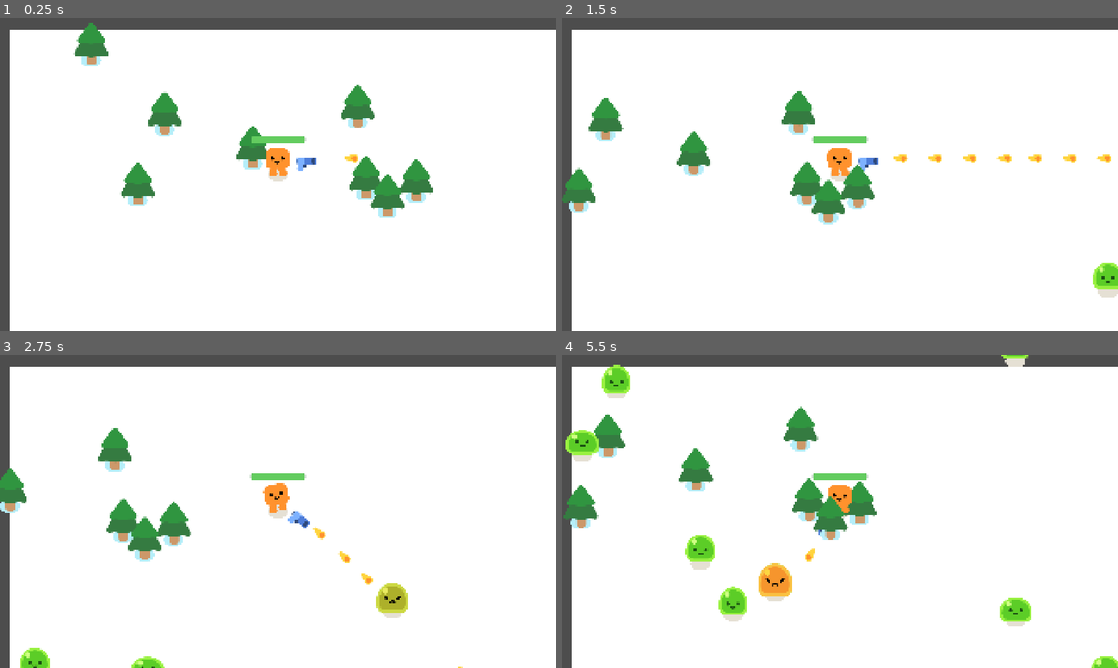
Above: before the commit, frames 1-4 (two rows, left to right).
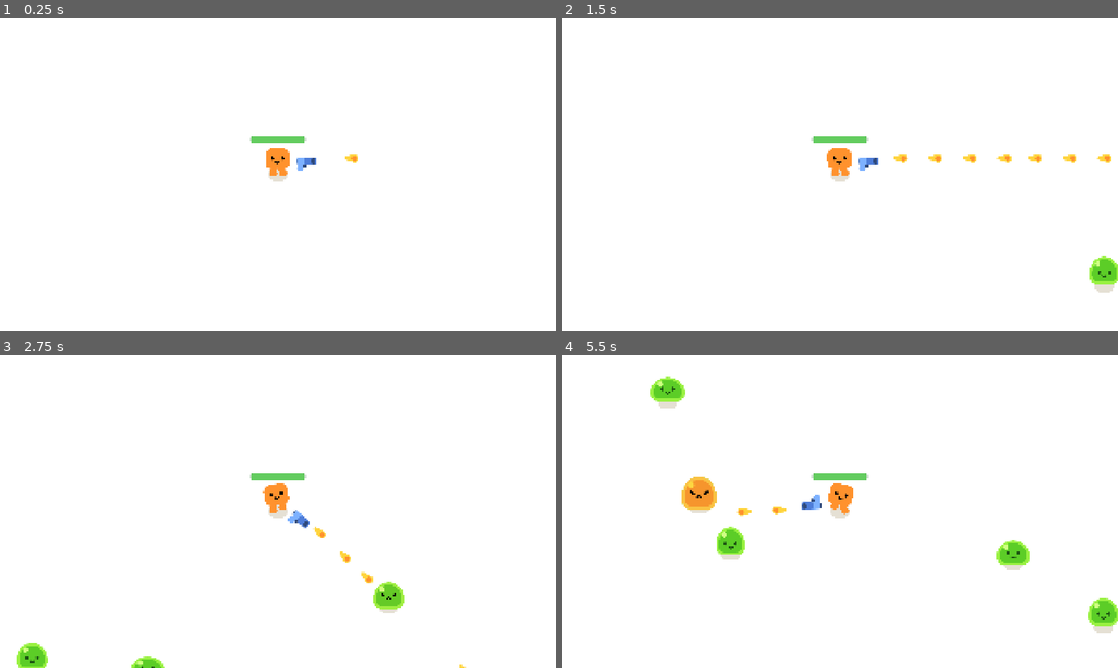
Above: after the commit, the same moments.

Repository: joeypshell/your-first-game-with-godot-4
Game: Godot game, scene res://survivors_game.tscn
Same seed, same stepped clock (60 frames per second), same inputs: the game is played once before the commit and once after it.
Inputs (mouse positions are in pixels of both pictures, inside the frame that each line leads up to):
- Up to frame 1 (0.25 s): no input
- Up to frame 2 (1.5 s): tap Enter at 0.5 s; move the mouse to (962, 158) at 0.52 s; hold D (move_right) 0.53-1.25 s; click (962, 158) at 0.67 s; drag from (728, 190) to (840, 165) at 1.27 s
- Up to frame 3 (2.75 s): move the mouse to (333, 442) at 2.02 s; hold D (move_right) from 2.03 s (still down)
- Up to frame 4 (5.5 s): release D (move_right) at 2.75 s; drag from (812, 574) to (673, 464) at 2.77 s; move the mouse to (1006, 558) at 3.52 s; hold A (move_left) 3.53-4.25 s; drag from (673, 464) to (840, 511) at 4.27 s; move the mouse to (867, 511) at 5.02 s; hold S (move_down) from 5.03 s (still down); click (867, 511) at 5.17 s

The runs differ from the first frame. In frame 1, 9.6% of the frame differs, in the area x 0-100%, y 0-100%; in frame 2, 9.5%; in frame 3, 8.8%; in frame 4, 14%.

Commit message:
updated trees spawning

Diff:
--- a/survivors_game.gd
+++ b/survivors_game.gd
@@ -1,6 +1,13 @@
 extends Node2D
 
+const TREE_SCENE = preload ("res://pine_tree.tscn")
 
+const CHUNK_SIZE = 1000
+const LOAD_RADIUS = 2
+const TREES_PER_CHUNK = 8
+
+var generated_chunks = {}
+var rng = RandomNumberGenerator.new()
 
 func spawn_mob():
 	var new_mob = preload("res://mob.tscn").instantiate()
@@ -17,3 +24,38 @@
 func _on_player_health_depleted() -> void:
 	%GameOver.visible = true
 	get_tree().paused = true
+
+func world_to_chunk(world_position: Vector2) -> Vector2i:
+	return Vector2i(
+		floori(world_position.x / CHUNK_SIZE),
+		floori(world_position.y / CHUNK_SIZE)
+	)
+
+func chunk_seed(chunk: Vector2i) -> int:
+	return hash(str(chunk.x) + "," + str(chunk.y))
+
+func generate_tree_chunk(chunk: Vector2i) -> void:
+	generated_chunks[chunk] = true
+
+	rng.seed = chunk_seed(chunk)
+
+	var chunk_origin = Vector2(chunk.x * CHUNK_SIZE, chunk.y * CHUNK_SIZE)
+
+	for i in TREES_PER_CHUNK:
+		var tree = TREE_SCENE.instantiate()
+
+		var random_position = Vector2(
+			rng.randf_range(0, CHUNK_SIZE),
+			rng.randf_range(0, CHUNK_SIZE)
+		)
+
+		tree.global_position = chunk_origin + random_position
+		$Trees.add_child(tree)
+
+func update_tree_chunks() -> void:
+	var player_chunk = world_to_chunk($Player.global_position)
+	for x in range(player_chunk.x - LOAD_RADIUS, player_chunk.x + LOAD_RADIUS + 1):
+		for y in range(player_chunk.y - LOAD_RADIUS, player_chunk.y + LOAD_RADIUS + 1):
+			var chunk = Vector2i(x, y)
+			if not generated_chunks.has(chunk):
+				generate_tree_chunk(chunk)
--- a/survivors_game.tscn
+++ b/survivors_game.tscn
@@ -2,7 +2,6 @@
 
 [ext_resource type="Script" uid="uid://dlioxh6uq04sj" path="res://survivors_game.gd" id="1_l26od"]
 [ext_resource type="PackedScene" uid="uid://c1sx7bic4uhdj" path="res://player.tscn" id="1_y3pti"]
-[ext_resource type="PackedScene" uid="uid://dq3r015sr1uql" path="res://pine_tree.tscn" id="2_l26od"]
 [ext_resource type="PackedScene" path="res://mobile_controls.tscn" id="4_mobile"]
 
 [sub_resource type="Curve2D" id="Curve2D_qqaft"]
@@ -15,14 +14,16 @@
 y_sort_enabled = true
 script = ExtResource("1_l26od")
 
+[node name="Trees" type="Node2D" parent="." unique_id=1211763696]
+
 [node name="CanvasLayer" type="CanvasLayer" parent="." unique_id=393242427]
 layer = -5
 
 [node name="ColorRect" type="ColorRect" parent="CanvasLayer" unique_id=730359245]
-offset_left = 36.0
-offset_top = 42.0
-offset_right = 1950.0
-offset_bottom = 1118.0
+offset_left = -1.0
+offset_top = 2.0
+offset_right = 1952.0
+offset_bottom = 1120.0
 
 [node name="Player" parent="." unique_id=1348636586 instance=ExtResource("1_y3pti")]
 position = Vector2(995, 581)
@@ -35,30 +36,6 @@
 unique_name_in_owner = true
 position = Vector2(-119, -131)
 rotation = 0.008403163
-
-[node name="pine_tree" parent="." unique_id=2066611745 instance=ExtResource("2_l26od")]
-position = Vector2(908, 483)
-
-[node name="pine_tree2" parent="." unique_id=1367731760 instance=ExtResource("2_l26od")]
-position = Vector2(350, 126)
-
-[node name="pine_tree3" parent="." unique_id=1550168291 instance=ExtResource("2_l26od")]
-position = Vector2(511, 610)
-
-[node name="pine_tree4" parent="." unique_id=1345394644 instance=ExtResource("2_l26od")]
-position = Vector2(1373, 650)
-
-[node name="pine_tree5" parent="." unique_id=2093332895 instance=ExtResource("2_l26od")]
-position = Vector2(1270, 341)
-
-[node name="pine_tree6" parent="." unique_id=1488868571 instance=ExtResource("2_l26od")]
-position = Vector2(604, 365)
-
-[node name="pine_tree7" parent="." unique_id=1048562469 instance=ExtResource("2_l26od")]
-position = Vector2(1473, 598)
-
-[node name="pine_tree8" parent="." unique_id=1708189375 instance=ExtResource("2_l26od")]
-position = Vector2(1299, 587)
 
 [node name="Timer" type="Timer" parent="." unique_id=77900078]
 wait_time = 0.3
@@ -88,7 +65,7 @@
 horizontal_alignment = 1
 vertical_alignment = 1
 
-[node name="MobileControls" parent="." instance=ExtResource("4_mobile")]
+[node name="MobileControls" parent="." unique_id=1428766994 instance=ExtResource("4_mobile")]
 
 [connection signal="health_depleted" from="Player" to="." method="_on_player_health_depleted"]
 [connection signal="timeout" from="Timer" to="." method="_on_timer_timeout"]
